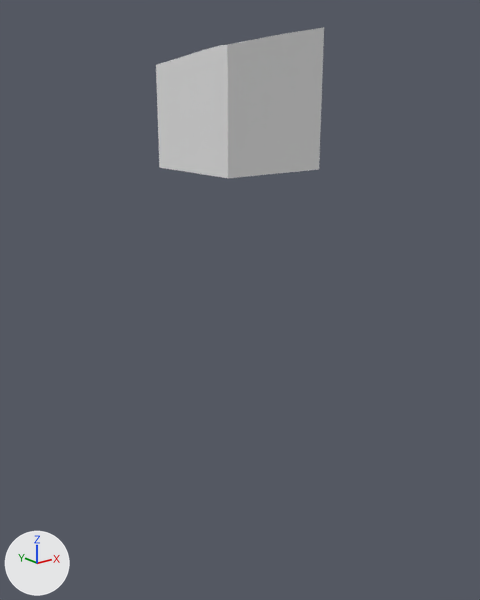
The glTF model assets/terrain/surface_pieces/surf_7_23.glb, before and after one commit.
One viewpoint serves both versions: a camera (50 mm lens) standing at (-91.0, -30.8, -31.8) and looking at (-72.3, -7.3, -41.1). The lights are fixed; the arrows at lower left show +X, +Y and +Z. The picture after the commit comes second. Where no turn or scale is listed for an object, it has been applied to the vertices.

The first picture shows 'geometry_0'.
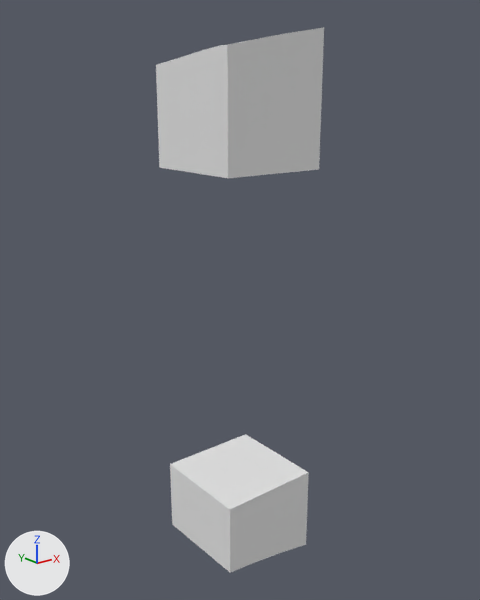
Diff of the bpy script that builds the scene:
```diff
--- a/assets/terrain/surface_pieces/surf_7_23.glb.py
+++ b/assets/terrain/surface_pieces/surf_7_23.glb.py
@@ me_layer_5 @@
+me_layer_5.from_pydata(...)  # 83 vertices, 162 faces; spans x -75.0..-70.0, y -10.0..-5.0, z -54.66..-50.0
@@ ob_layer_5 @@
+ob_layer_5 = bpy.data.objects.new('layer_5', me_layer_5)
+ob_layer_5.location = (0.0, 0.0, 0.0)
```

Location of each change, (x1, y1, x2, y2) in pixels of the pictures (480 x 600 px):
'layer_5', added: after (170, 434, 309, 573)
